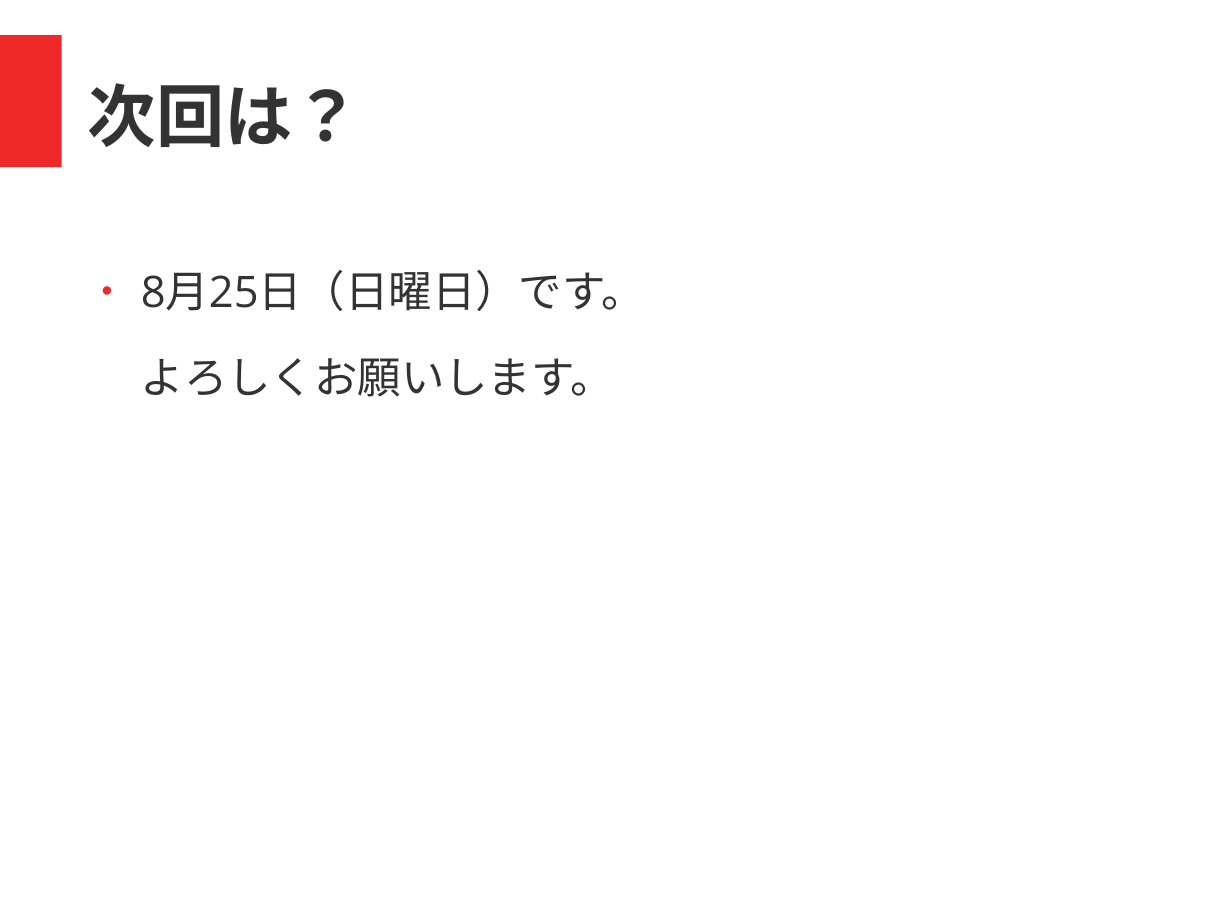
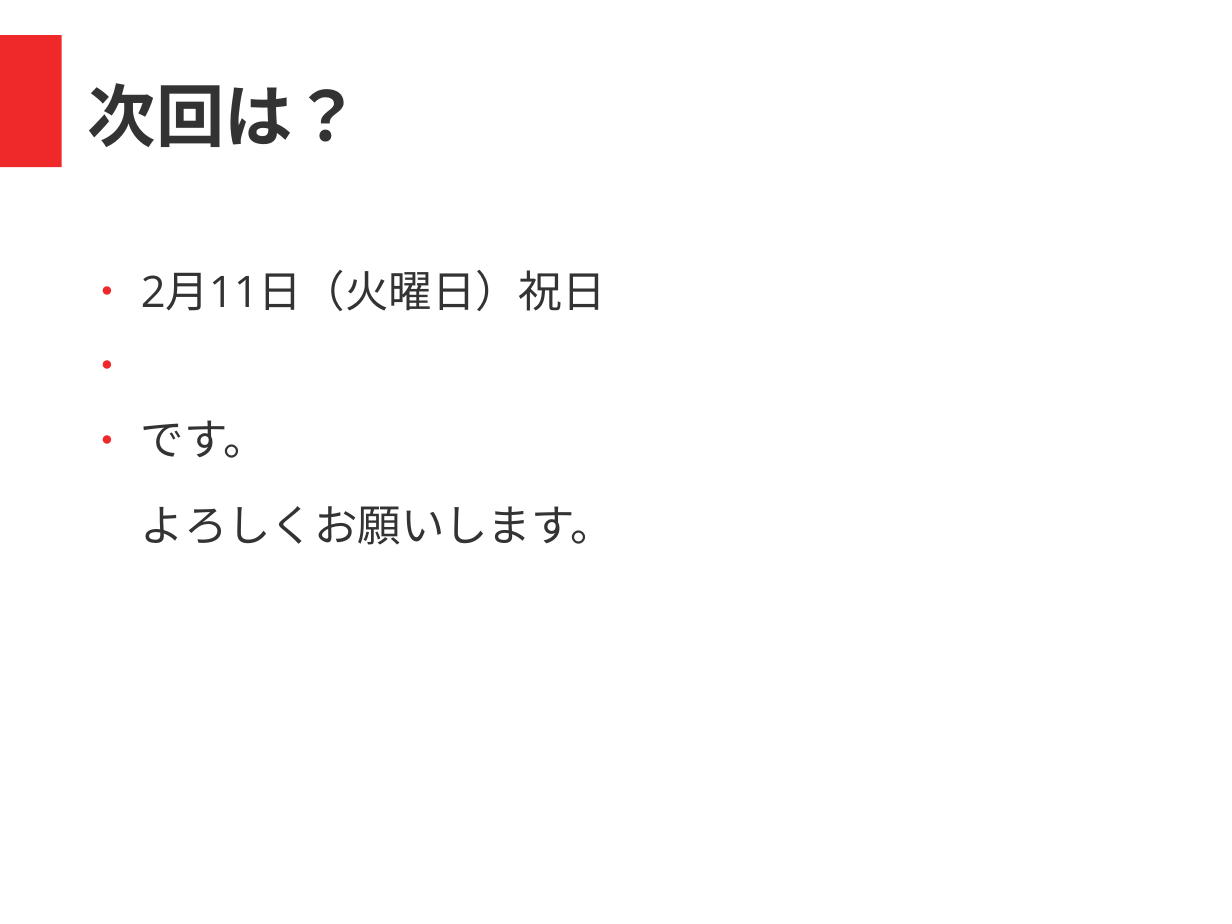
Before and after one commit to coderdojo-nada/resource, a slide deck: slide 10 of guide/coderdojo-nada紹介.odp. Drawn at 1232x924 pixels with LibreOffice and Linux fonts; fonts in the diff are those of the drawing. Boxes give left, top, right and bottom in pixels: in the first picture for what was removed or moved away, otherwise in the second. Text is boxed around its words. In the diff, an @@ line names an element or a change of style, - is before the commit and + after.

```diff
--- a/guide/coderdojo-nada紹介.odp
+++ b/guide/coderdojo-nada紹介.odp
@@ text at (141,270,614,545): text changed @@
-● 8月25日（日曜日）です。
-  よろしくお願いします。
+● 2月11日（火曜日）祝日
+● です。
+  よろしくお願いします。
```
Also in this commit, not shown: 3 other slides changed, 19 other files.
